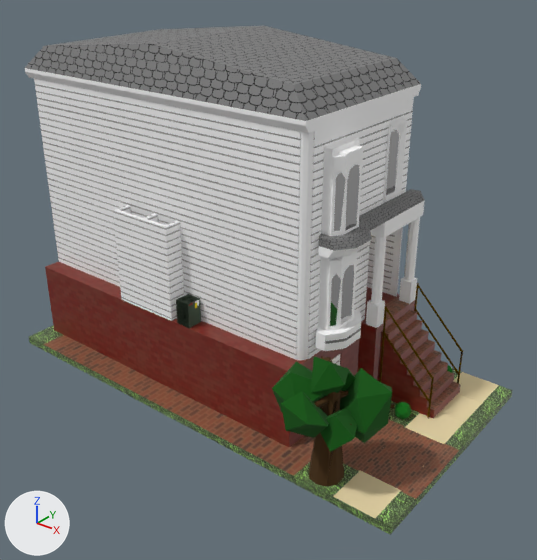
Renders of the glTF model Gangsta Wizards/Main/BUILDINGS/Residential/R-3/Full House.glb from each side of a commit.
Camera for both pictures: a camera (50 mm lens) standing at (11.7, -20.5, 14.2) and looking at (-3.7, -1.3, 2.2). The lights are fixed; the arrows at lower left show +X, +Y and +Z. The picture after the commit comes second. Where no turn or scale is listed for an object, it has been applied to the vertices. Vertices at exactly the same position are counted once.

The scene before the commit, as lines of its bpy script (objects in view):
```python
mat_brick = principled_material('Brick')
mat_brick.texture = img_red_brick
me_cube_008 = bpy.data.meshes.new('Cube.008')
me_cube_008.from_pydata(...)  # 140 vertices, 272 faces; spans x -12.5..3.5, y -4.2..2.9, z -4.2..-1.1
# faces by material slot: [254, 18]
me_cube_008.materials.append(mat_brick)  # picture img_red_brick
me_cube_008.materials.append(mat_side_yard)  # picture img_brown_brick
me_cube_009 = bpy.data.meshes.new('Cube.009')
me_cube_009.from_pydata(...)  # 16 vertices, 24 faces; spans x 0.19..2.43, y 0.05..2.81, z -2.21..1.85
me_cube_009.materials.append(mat_col)  # white #e7e7e7
me_cube_024 = bpy.data.meshes.new('Cube.024')
me_cube_024.from_pydata(...)  # 137 vertices, 270 faces; spans x -13.8..4.1, y -5.2..3.9, z -2.3..-2.0
# faces by material slot: [153, 75, 42]
me_cube_024.materials.append(mat_grass)  # picture img_grass
me_cube_024.materials.append(mat_sidewalk)  # beige #e7d5a7
me_cube_024.materials.append(mat_side_yard)  # picture img_brown_brick
ob_foundation = bpy.data.objects.new('Foundation', me_cube_008)
ob_foundation.location = (-0.98, 0.0, 2.13)
ob_ground = bpy.data.objects.new('Ground', me_cube_024)
ob_ground.location = (0.0, 0.0, 0.0)
ob_windcol = bpy.data.objects.new('Windcol', me_cube_009)
ob_windcol.location = (0.0, 0.0, 0.0)
# also in view: 'Windows' at (0.0, -0.1, 4.7); '1st Flr Walls' at (-7.1, -0.8, 2.8); 'Trunk' at (1.6, -4.6, 0.0); 'Staircol' at (1.2, 1.4, -0.8); 'CU' at (-5.4, -3.9, 1.5)
```
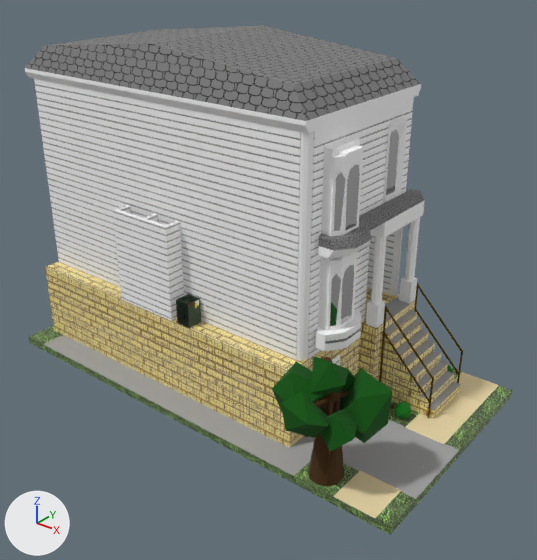
Location of each change, [x1, y1, x2, y2] in pixels of the pictures (537 x 560 px):
'Foundation', surface changed, recoloured (red to yellow): [45, 262, 461, 448] in both
part 1 of me_cube_008, recoloured: [385, 298, 461, 394] in both
part 2 of me_cube_008, surface changed (red to yellow): [45, 262, 461, 448] in both
part 3 of me_cube_024, recoloured (brown to grey): [43, 335, 459, 499] in both

The change, as a list of edits to the scene's bpy script:
```text
Add img_yellow_brick:
    img_yellow_brick = load_image('Yellow Brick', '_unpacked/Yellow_Brick', 364, 297, 'sRGB')
Change mat_brick:
    mat_brick.texture: img_red_brick -> img_yellow_brick
Add mat_alt_color:
    mat_alt_color = principled_material('Alt Color')
    mat_alt_color.base_color = (0.358, 0.358, 0.358)  # grey #a1a1a1
    mat_alt_color.roughness = 1.0
Change me_cube_008:
    where me_cube_008.from_pydata(...)  # 140 vertices, 272 faces; spans x -12.5..3.5, y -4.2..2.9, z -4.2..-1.1
    used by ob_foundation; location = (-0.98, 0.0, 2.13)
    me_cube_008 part 1: all 18 faces that had it switch from mat_side_yard (picture img_brown_brick) to mat_alt_color (grey #a1a1a1)
    me_cube_008 part 2: texture (UV) coordinates of 272 of 272 faces, centred in x -12.5..3.5, y -4.2..2.9, z -4.2..-1.1, changed; they spanned u -0.34..0.88, v 0.0..1.0 and now span u -3.87..1.52, v -1.66..1.16
Change me_cube_024:
    where me_cube_024.from_pydata(...)  # 137 vertices, 270 faces; spans x -13.8..4.1, y -5.2..3.9, z -2.3..-2.0
    used by ob_ground; location = (0.0, 0.0, 0.0)
    me_cube_024 part 3: all 42 faces that had it switch from mat_side_yard (picture img_brown_brick) to mat_alt_color (grey #a1a1a1)
```
